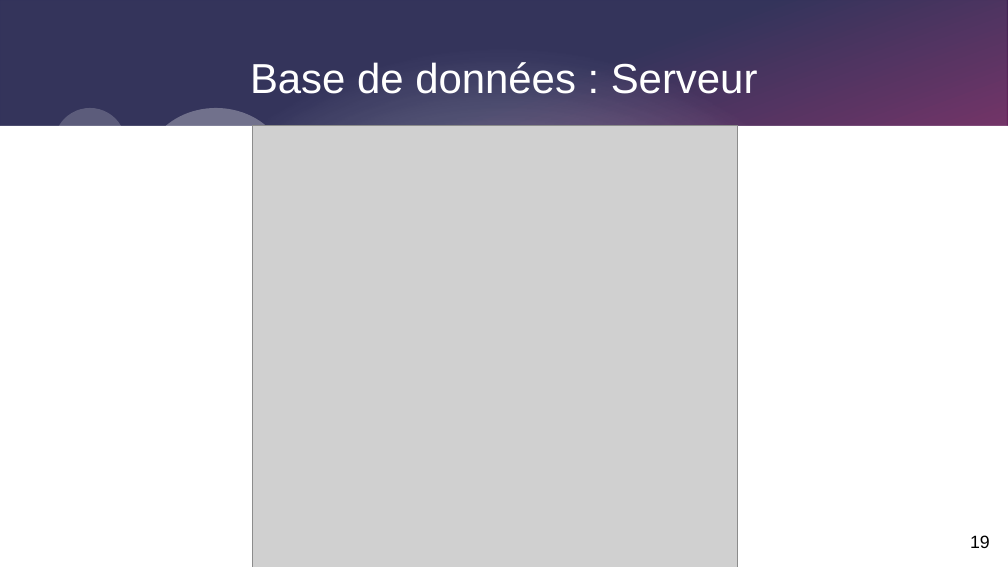
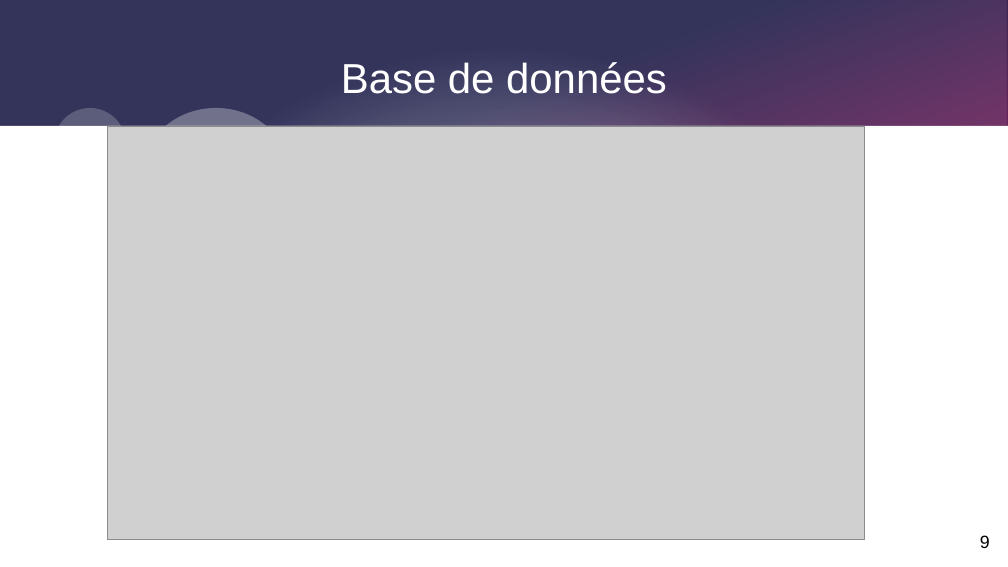
Before and after one commit to Corentinh2/PROJET_GESTIONNAIRE_DE_CHARGE, a slide deck: slide 9 of Diapo_revue1_projet.odp (slide 19 before the commit). Drawn at 1008x567 pixels with LibreOffice and Linux fonts; fonts in the diff are those of the drawing; grey boxes stand for pictures. Boxes give left, top, right and bottom in pixels: in the first picture for what was removed or moved away, otherwise in the second. Text is boxed around its words. In the diff, an @@ line names an element or a change of style, - is before the commit and + after.

```diff
--- a/Diapo_revue1_projet.odp
+++ b/Diapo_revue1_projet.odp
@@ title at bbox=[341, 62, 667, 94]: text changed @@
-Base de données : Serveur
+Base de données
@@ picture: place and size @@
-picture at bbox=[252, 126, 738, 567]
+picture at bbox=[108, 126, 864, 541]
@@ page number at bbox=[980, 535, 990, 548]: text changed @@
-19
+9
```
Also in this commit, not shown: 14 other slides changed, 9 slides added, 5 slides removed, 20 other files.
